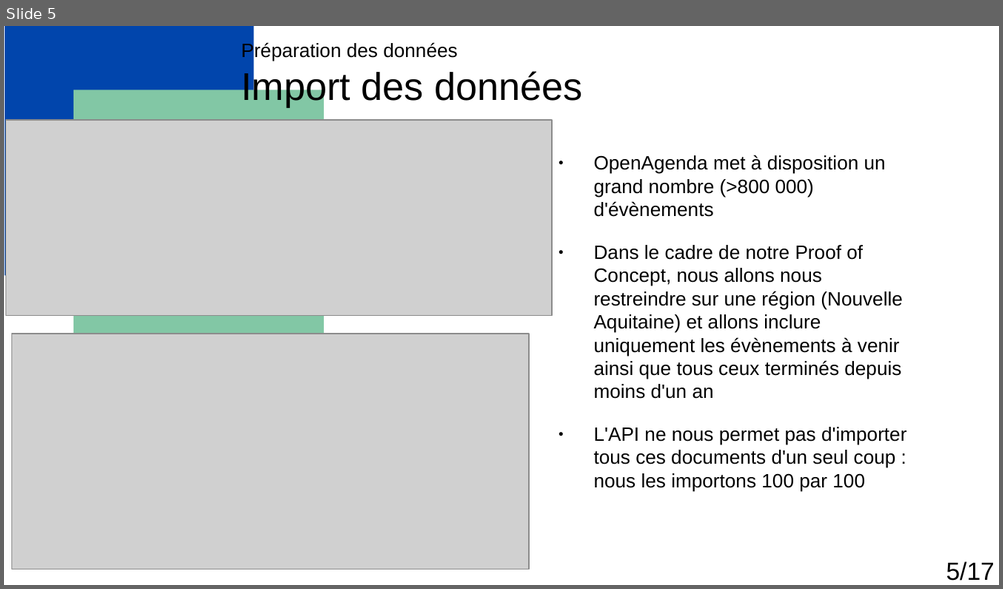
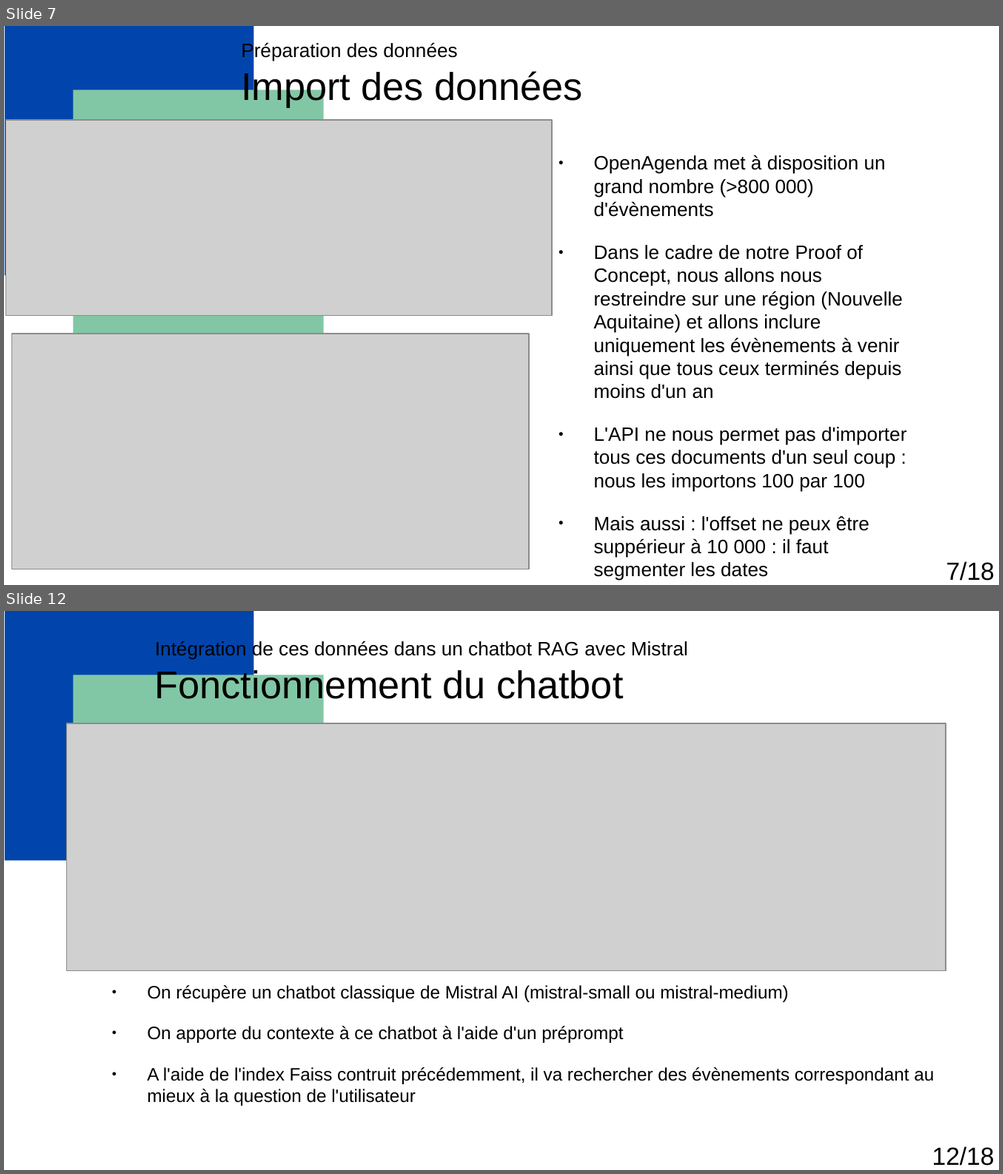
Before and after one commit to Florian-Biggio/Events-with-RAG, a slide deck: Biggio_Florian_1_presentation_052025.odp. Shown one above the other, each under a label of ours: slide 5 before the commit, slides 7 and 12 after it; the slides between them are not shown. The pictures are 1003x589 and 1003x1174 pixels, drawn with LibreOffice and Linux fonts; fonts in the diff are those of the drawing; grey boxes stand for pictures. Boxes give left, top, right and bottom in pixels: in the first picture for what was removed or moved away, otherwise in the second. Text is boxed around its words. In the diff, an @@ line names an element or a change of style, - is before the commit and + after.

```diff
--- a/Biggio_Florian_1_presentation_052025.odp
+++ b/Biggio_Florian_1_presentation_052025.odp
@@ slide 12 added at (4, 611, 999, 1170), background #FFFFFF; not listed: 5 template elements that a slide beside it also shows @@
@@ title added at (155, 640, 688, 706), 14 pt, text #000000 @@
+Intégration de ces données dans un chatbot RAG avec Mistral
+Fonctionnement du chatbot
@@ picture added at (67, 723, 945, 971) @@
@@ text added at (147, 985, 933, 1106), 13 pt, text #000000 @@
+● On récupère un chatbot classique de Mistral AI (mistral-small ou mistral-medium)
+● On apporte du contexte à ce chatbot à l'aide d'un préprompt
+● A l'aide de l'index Faiss contruit précédemment, il va rechercher des évènements correspondant au mieux à la question de l'utilisateur
@@ text added at (932, 1147, 994, 1166), 18 pt, text #000000 @@
+12/18
@@ what was slide 5 is now slide 7 @@
@@ slide 7 changed as well @@
@@ text at (594, 517, 869, 581): paragraph added @@
+● Mais aussi : l'offset ne peux être suppérieur à 10 000 : il faut segmenter les dates
@@ text at (946, 562, 994, 581): text changed @@
-5/17
+7/18
```
Also in this commit, not shown: 6 other slides changed, 10 other slides added, 12 slides removed, 25 other files.
